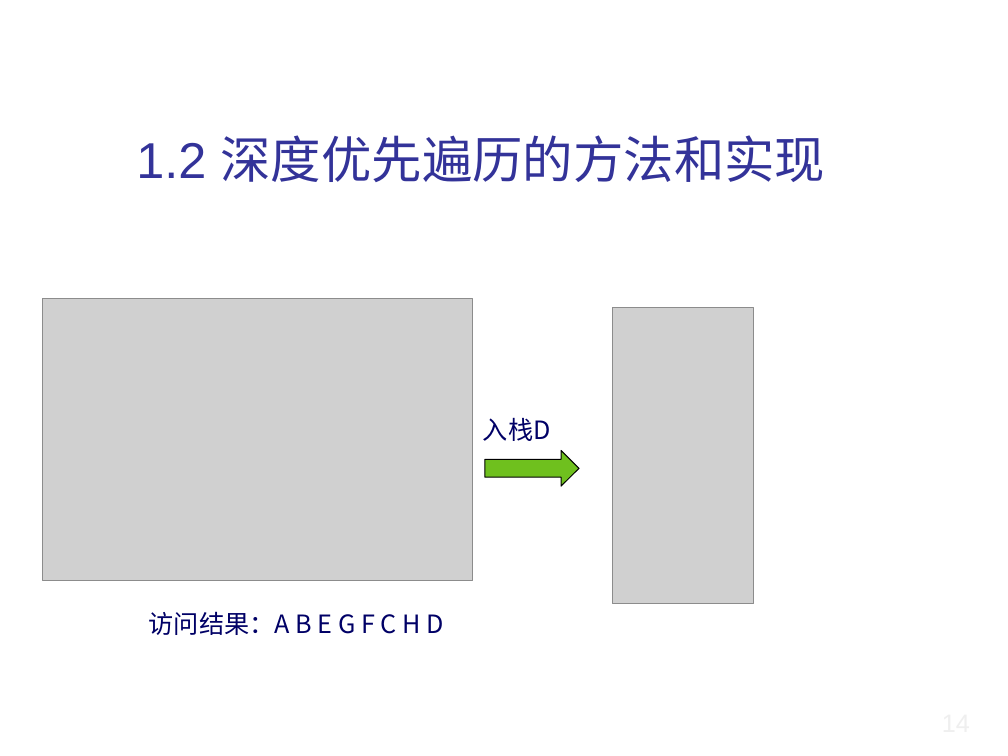
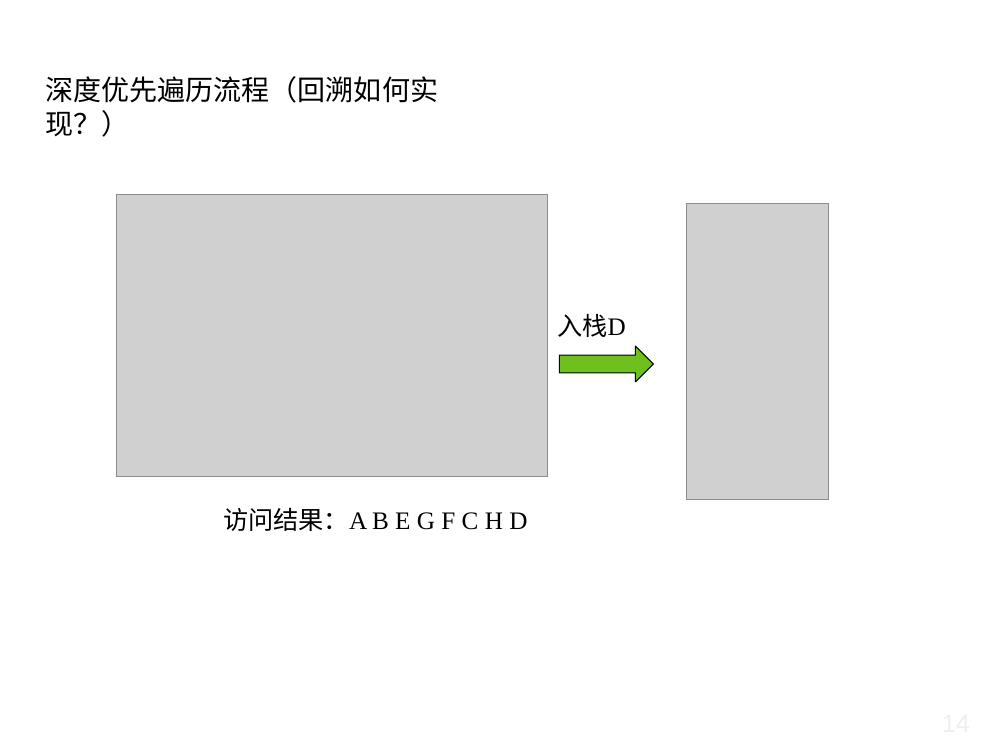
Before and after one commit to liutongling/DP, a slide deck: slide 17 of file/第6章 回朔法.pptx. Drawn at 1008x756 pixels with LibreOffice and Linux fonts; fonts in the diff are those of the drawing; grey boxes stand for pictures; background and template pictures are left out. Boxes give left, top, right and bottom in pixels: in the first picture for what was removed or moved away, otherwise in the second. Text is boxed around its words. In the diff, an @@ line names an element or a change of style, - is before the commit and + after.

```diff
--- a/file/第6章 回朔法.pptx
+++ b/file/第6章 回朔法.pptx
@@ text at (x1=46, y1=76, x2=439, y2=137): text changed; size 36 to 20 pt; font Arial to Times New Roman; text colour #333399 to #000000 @@
-1.2 深度优先遍历的方法和实现
+深度优先遍历流程（回溯如何实现？）
@@ text "入栈D" at (x1=557, y1=313, x2=626, y2=337): font Noto Sans CJK SC to Times New Roman, text colour #000066 to #000000 @@
@@ 2 pictures, 2 texts, 1 right arrow moved together from (x1=42, y1=298, x2=754, y2=635) to (x1=117, y1=195, x2=829, y2=531) @@
@@ text "访问结果：A B E G F ..." at (x1=223, y1=507, x2=527, y2=531): font Noto Sans CJK SC to Times New Roman, text colour #000066 to #000000 @@
```
Also in this commit, not shown: 14 other slides changed.
